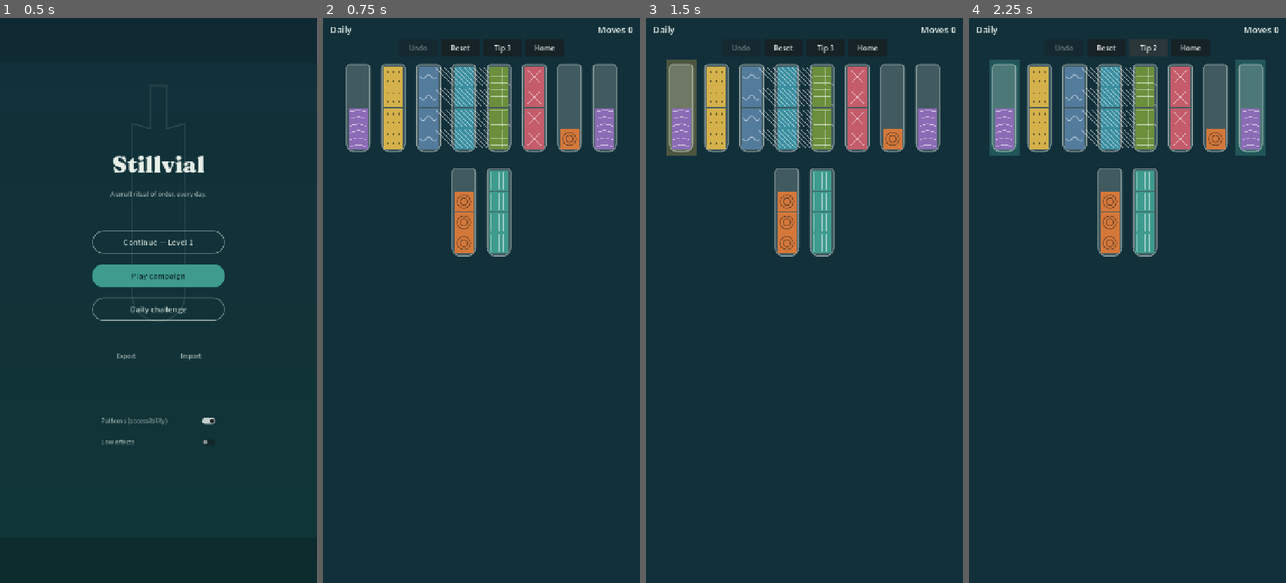
Above: before the commit, frames 1-4 (left to right).
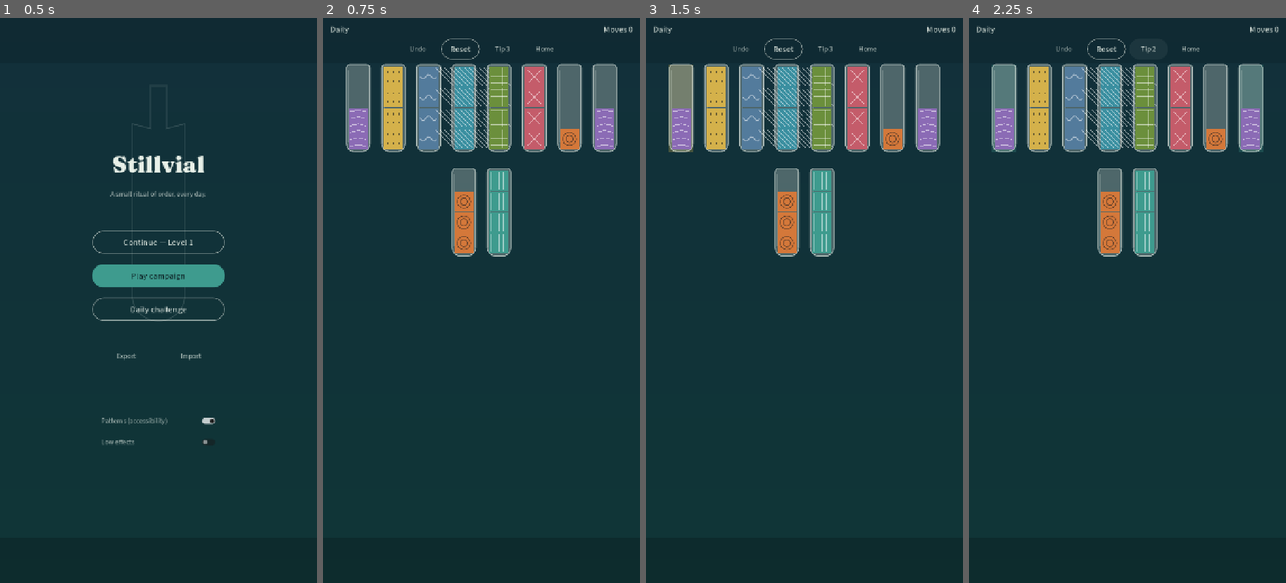
Above: after the commit, the same moments.

Repository: waldopanozo/Stillvial
Game: Godot game, scene res://ui/home.tscn
The game is run twice, just before and just after one commit, with the same random seed, the same clock (stepped at 60 frames per second) and the same inputs.
Inputs (mouse positions are in pixels of both pictures, inside the frame that each line leads up to):
- Up to frame 1 (0.5 s): no input
- Up to frame 2 (0.75 s): click "Daily challenge" at 0.5 s
- Up to frame 3 (1.5 s): click (680, 108) at 1.27 s
- Up to frame 4 (2.25 s): click "Tip 3" at 2 s

Frame 1 is identical in both runs. In frame 2, 1.0% of the frame differs, in the area x 2-98%, y 1-43%; in frame 3, 1.4%; in frame 4, 1.8%.

Commit message:
Restyle play UI with Theme, glass vials, and win modal

Diff:
--- /dev/null
+++ b/game/board/board_backdrop.gd
@@ -0,0 +1,30 @@
+extends Control
+## Soft deep→teal gradient for the play board (no decorative vial).
+
+func _ready() -> void:
+	mouse_filter = Control.MOUSE_FILTER_IGNORE
+	set_anchors_preset(Control.PRESET_FULL_RECT)
+	queue_redraw()
+
+
+func _notification(what: int) -> void:
+	if what == NOTIFICATION_RESIZED:
+		queue_redraw()
+
+
+func _draw() -> void:
+	var r := Rect2(Vector2.ZERO, size)
+	# Vertical gradient via stacked rects (cheap, no shader required)
+	var steps := 24
+	for i in steps:
+		var t := float(i) / float(steps - 1)
+		var c := Palette.DEEP.lerp(
+			Color(Palette.TEAL.r * 0.25, Palette.TEAL.g * 0.35, Palette.TEAL.b * 0.38),
+			t * 0.85
+		)
+		var y0 := r.size.y * float(i) / float(steps)
+		var y1 := r.size.y * float(i + 1) / float(steps)
+		draw_rect(Rect2(0.0, y0, r.size.x, y1 - y0 + 1.0), c)
+	# Soft vignette (top / bottom bands)
+	draw_rect(Rect2(0, 0, r.size.x, r.size.y * 0.08), Color(0, 0, 0, 0.12))
+	draw_rect(Rect2(0, r.size.y * 0.92, r.size.x, r.size.y * 0.08), Color(0, 0, 0, 0.18))
--- a/game/board/board_view.gd
+++ b/game/board/board_view.gd
@@ -19,13 +19,11 @@
 var _busy: bool = false
 var _tube_views: Array[TubeView] = []
 
-@onready var _bg: ColorRect = $Background
 @onready var _row: HFlowContainer = $Margin/Row
 @onready var _overlay: Control = $Overlay
 @onready var _pour: PourAnimator = $PourAnimator
 
 func _ready() -> void:
-	_bg.color = Palette.board_bg()
 	_pour.low_effects = low_effects
 	_pour.patterns_enabled = patterns_enabled
 	_pour.overlay = _overlay
--- a/game/board/board_view.tscn
+++ b/game/board/board_view.tscn
@@ -1,7 +1,8 @@
-[gd_scene load_steps=3 format=3]
+[gd_scene load_steps=4 format=3]
 
 [ext_resource type="Script" path="res://board/board_view.gd" id="1_board"]
 [ext_resource type="Script" path="res://board/pour_animator.gd" id="2_pour"]
+[ext_resource type="Script" path="res://board/board_backdrop.gd" id="3_backdrop"]
 
 [node name="BoardView" type="Control"]
 layout_mode = 3
@@ -12,7 +13,7 @@
 grow_vertical = 2
 script = ExtResource("1_board")
 
-[node name="Background" type="ColorRect" parent="."]
+[node name="Backdrop" type="Control" parent="."]
 layout_mode = 1
 anchors_preset = 15
 anchor_right = 1.0
@@ -20,7 +21,7 @@
 grow_horizontal = 2
 grow_vertical = 2
 mouse_filter = 2
-color = Color(0.071, 0.188, 0.227, 1)
+script = ExtResource("3_backdrop")
 
 [node name="Margin" type="MarginContainer" parent="."]
 layout_mode = 1
--- a/game/board/tube_view.gd
+++ b/game/board/tube_view.gd
@@ -15,6 +15,7 @@
 var _layers: Array[LiquidBand] = []
 var _selected: bool = false
 var _tip: bool = false
+var _specular: ColorRect = null
 
 @onready var _glass: Panel = $Glass
 @onready var _layers_root: Control = $Layers
@@ -24,8 +25,23 @@
 func _ready() -> void:
 	custom_minimum_size = Vector2(TUBE_WIDTH + 12.0, TUBE_HEIGHT + 16.0)
 	_button.pressed.connect(_on_hit)
+	_make_hit_invisible()
 	_highlight.visible = false
+	_highlight.mouse_filter = Control.MOUSE_FILTER_IGNORE
+	# Sit behind glass/liquid; match vial footprint for calmer edges.
+	_highlight.position = Vector2(PAD, 8.0)
+	_highlight.size = Vector2(TUBE_WIDTH, TUBE_HEIGHT)
 	_style_glass()
+
+## Transparent hit target — no Button/Secondary outline chrome on hover/focus.
+func _make_hit_invisible() -> void:
+	_button.flat = true
+	var empty := StyleBoxFlat.new()
+	empty.bg_color = Color(0, 0, 0, 0)
+	empty.draw_center = false
+	empty.set_border_width_all(0)
+	for state in ["normal", "hover", "pressed", "focus", "disabled"]:
+		_button.add_theme_stylebox_override(state, empty.duplicate())
 
 func setup(index: int, tube: Tube) -> void:
 	tube_index = index
@@ -70,11 +86,11 @@
 func _sync_highlight() -> void:
 	if _selected:
 		_highlight.color = Palette.selection()
-		_highlight.modulate.a = 0.35
+		_highlight.modulate.a = 0.32
 		_highlight.visible = true
 	elif _tip:
 		_highlight.color = Palette.tip_highlight()
-		_highlight.modulate.a = 0.4
+		_highlight.modulate.a = 0.28
 		_highlight.visible = true
 	else:
 		_highlight.visible = false
@@ -131,7 +147,20 @@
 	sb.corner_radius_bottom_left = 18
 	sb.corner_radius_bottom_right = 18
 	_glass.add_theme_stylebox_override("panel", sb)
+	_ensure_specular()
 	_sync_highlight()
+
+## Thin static left-edge mist line (no animation; OK under Low effects).
+func _ensure_specular() -> void:
+	if _specular != null and is_instance_valid(_specular):
+		return
+	_specular = ColorRect.new()
+	_specular.name = "Specular"
+	_specular.mouse_filter = Control.MOUSE_FILTER_IGNORE
+	_specular.color = Color(Palette.MIST.r, Palette.MIST.g, Palette.MIST.b, 0.2)
+	_specular.position = Vector2(5.0, 14.0)
+	_specular.size = Vector2(2.5, TUBE_HEIGHT - 36.0)
+	_glass.add_child(_specular)
 
 func _on_hit() -> void:
 	pressed.emit(tube_index)
--- a/game/theme/palette.gd
+++ b/game/theme/palette.gd
@@ -159,10 +159,10 @@
 				x += step
 
 static func glass_fill() -> Color:
-	return Color(MIST.r, MIST.g, MIST.b, 0.22)
+	return Color(MIST.r, MIST.g, MIST.b, 0.28)
 
 static func glass_stroke() -> Color:
-	return Color(MIST.r, MIST.g, MIST.b, 0.55)
+	return Color(MIST.r, MIST.g, MIST.b, 0.7)
 
 static func selection() -> Color:
 	return Color(GOLD.r, GOLD.g, GOLD.b, 0.85)
--- a/game/ui/game_hud.gd
+++ b/game/ui/game_hud.gd
@@ -24,6 +24,10 @@
 var _tip_feedback_timer: Timer
 
 func _ready() -> void:
+	_undo_btn.theme_type_variation = "Ghost"
+	_reset_btn.theme_type_variation = "Secondary"
+	_tip_btn.theme_type_variation = "Ghost"
+	_home_btn.theme_type_variation = "Ghost"
 	var mist := Palette.MIST
 	_level_label.add_theme_color_override("font_color", mist)
 	_moves_label.add_theme_color_override("font_color", mist)
--- a/game/ui/game_screen.gd
+++ b/game/ui/game_screen.gd
@@ -21,12 +21,14 @@
 var _won: bool = false
 
 func _ready() -> void:
+	theme = ThemeFactory.build()
+	$WinLayer/Center.theme = theme
 	_is_daily = CampaignSession.is_daily()
 	_daily_date_key = CampaignSession.daily_date_key
 	_level_number = maxi(CampaignSession.requested_level, 1)
 	_win_layer.visible = false
 	_win_label.text = "Order restored"
-	_win_label.add_theme_color_override("font_color", Palette.MIST)
+	_style_win_modal()
 	_apply_accessibility_settings()
 	_hud.undo_pressed.connect(_on_undo)
 	_hud.reset_pressed.connect(_on_reset)
@@ -42,6 +44,20 @@
 		_start_daily(_daily_date_key)
 	else:
 		_start_level(_level_number, resume)
+
+func _style_win_modal() -> void:
+	var sb := StyleBoxFlat.new()
+	sb.bg_color = Palette.SURFACE_RAISED
+	sb.set_corner_radius_all(20)
+	sb.content_margin_left = 24
+	sb.content_margin_right = 24
+	sb.content_margin_top = 20
+	sb.content_margin_bottom = 20
+	_win_panel.add_theme_stylebox_override("panel", sb)
+	_win_next.theme_type_variation = "Primary"
+	_win_home.theme_type_variation = "Ghost"
+	_win_label.theme_type_variation = "Title"
+	_win_label.add_theme_font_size_override("font_size", 36)
 
 func _apply_accessibility_settings() -> void:
 	var settings: Dictionary = SaveService.load_settings()
--- a/game/ui/game_screen.tscn
+++ b/game/ui/game_screen.tscn
@@ -85,12 +85,22 @@
 [node name="WinLayer" type="CanvasLayer" parent="."]
 visible = false
 
+[node name="Dim" type="ColorRect" parent="WinLayer"]
+anchors_preset = 15
+anchor_right = 1.0
+anchor_bottom = 1.0
+grow_horizontal = 2
+grow_vertical = 2
+mouse_filter = 0
+color = Color(0, 0, 0, 0.45)
+
 [node name="Center" type="CenterContainer" parent="WinLayer"]
 anchors_preset = 15
 anchor_right = 1.0
 anchor_bottom = 1.0
 grow_horizontal = 2
 grow_vertical = 2
+mouse_filter = 0
 
 [node name="Panel" type="PanelContainer" parent="WinLayer/Center"]
 custom_minimum_size = Vector2(320, 180)
@@ -102,7 +112,6 @@
 
 [node name="WinLabel" type="Label" parent="WinLayer/Center/Panel/VBox"]
 layout_mode = 2
-theme_override_font_sizes/font_size = 28
 text = "Order restored"
 horizontal_alignment = 1
 
Not shown, changed: docs/design/2026-09-04-game-ui-theme-design.md
Not shown, changed: docs/design/stillvial-design.md
Not shown, added: docs/plans/2026-09-04-game-ui-theme.md
Not shown, added: docs/screenshots/d19-game-restyle.png
